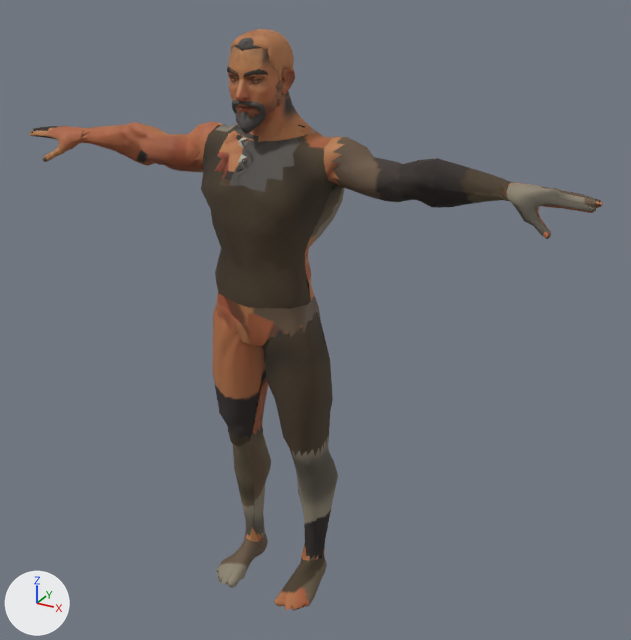
One commit to the glTF model modely/postavy/npc/npc_sedlak_telo.gltf: the scene before it, then after it.
One viewpoint serves both versions: a 50 mm camera at (1.268, -2.002, 1.979) aimed at (0.11, 0.103, 0.927). The lights are fixed; the arrows at lower left show +X, +Y and +Z. The older version comes first. Where no turn or scale is listed for an object, it has been applied to the vertices. Vertices at exactly the same position are counted once.

Names of what the first picture shows: 'npc_sedlak_hair_buzzed', 'npc_sedlak_telo_chodidla', 'npc_sedlak_telo_dekolt', 'npc_sedlak_telo_hlava', 'npc_sedlak_telo_lytka', 'npc_sedlak_telo_paze', 'npc_sedlak_telo_ruce', 'npc_sedlak_telo_stehna', 'npc_sedlak_telo_trup' and 2 more.
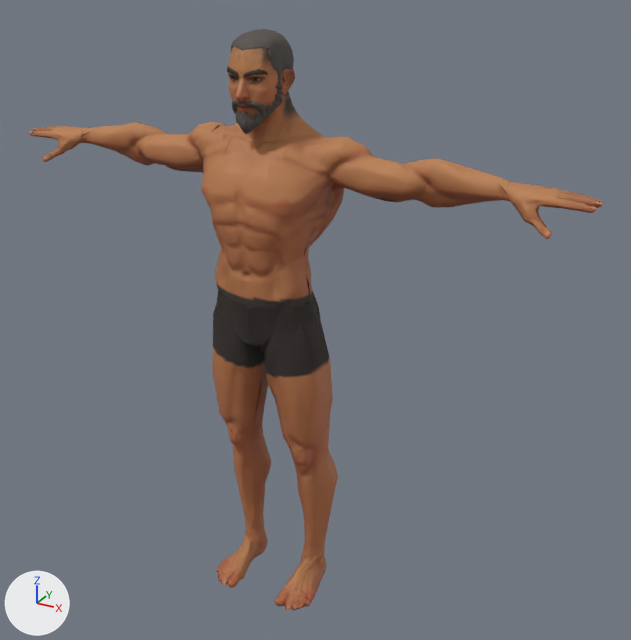
Changed parts and their boxes (x1, y1, x2, y2) in the pictures (631 x 640 px; the box of a moved part takes in the faces that stretch with it):
part 1 of me_cylinder_002, surface changed (brown to grey)
    both: (230, 29, 294, 81)
part 2 of me_npc_sedlak_telo_chodidla, surface changed
    both: (216, 528, 327, 611)
part 3 of me_npc_sedlak_telo_dekolt, deleted
    before: (214, 123, 312, 192)
part 4 of me_npc_sedlak_telo_dekolt, surface changed (grey to brown)
    both: (222, 126, 297, 178)
part 5 of me_npc_sedlak_telo_lytka, surface changed
    both: (227, 416, 338, 560)
part 6 of me_npc_sedlak_telo_paze, surface changed (lighter)
    both: (81, 122, 516, 208)
part 7 of me_npc_sedlak_telo_ruce, surface changed
    both: (29, 126, 603, 239)
part 8 of me_npc_sedlak_telo_stehna, surface changed
    both: (213, 296, 333, 456)
part 9 of me_npc_sedlak_telo_trup, moved or reshaped
    both: (201, 123, 339, 218)
part 10 of me_npc_sedlak_telo_trup, moved or reshaped
    both: (255, 219, 306, 263)
part 11 of me_npc_sedlak_telo_trup, surface changed
    both: (195, 122, 344, 347)

What changed in the scene script:
```text
Change me_cylinder_002:
    where me_cylinder_002.from_pydata(...)  # 241 vertices, 400 faces; spans x -0.075..0.075, y -0.081..0.105, z 1.595..1.759
    me_cylinder_002 part 1: texture (UV) coordinates of 400 of 400 faces, centred in x -0.074..0.074, y -0.076..0.103, z 1.599..1.758, changed; they spanned u 0.79..0.97, v 0.72..0.97 and now span u 0.01..0.19, v 0.01..0.26
Change me_npc_sedlak_telo_chodidla:
    where me_npc_sedlak_telo_chodidla.from_pydata(...)  # 355 vertices, 532 faces; spans x -0.18..0.18, y -0.124..0.138, z -0.009..0.133
    me_npc_sedlak_telo_chodidla part 2: texture (UV) coordinates of 532 of 532 faces, centred in x -0.179..0.179, y -0.122..0.137, z -0.007..0.104, changed; they spanned u 0.01..0.97, v 0.01..0.94 and now span u 0.01..0.87, v 0.01..0.98
Change me_npc_sedlak_telo_dekolt:
    remove me_npc_sedlak_telo_dekolt.from_pydata(...)  # 138 vertices, 190 faces; spans x -0.123..0.123, y -0.106..0.147, z 1.364..1.519
    add me_npc_sedlak_telo_dekolt.from_pydata(...)  # 97 vertices, 124 faces; spans x -0.1..0.1, y -0.087..0.147, z 1.396..1.511
    me_npc_sedlak_telo_dekolt part 3
    41 vertices are removed from x -0.123..0.123, y -0.106..0.144, z 1.364..1.519
    66 faces are deleted
    me_npc_sedlak_telo_dekolt part 4: 124 kept faces spanning x -0.1..0.1, y -0.087..0.147, z 1.396..1.511 get new texture (UV) coordinates
Change me_npc_sedlak_telo_lytka:
    where me_npc_sedlak_telo_lytka.from_pydata(...)  # 286 vertices, 386 faces; spans x -0.185..0.185, y -0.03..0.156, z 0.053..0.56
    me_npc_sedlak_telo_lytka part 5: texture (UV) coordinates of 386 of 386 faces, centred in x -0.185..0.185, y -0.026..0.151, z 0.065..0.538, changed; they spanned u 0.01..0.97, v 0.2..0.91 and now span u 0.18..0.86, v 0.54..0.98
Change me_npc_sedlak_telo_paze:
    where me_npc_sedlak_telo_paze.from_pydata(...)  # 335 vertices, 496 faces; spans x -0.7..0.7, y 0.003..0.155, z 1.324..1.493
    me_npc_sedlak_telo_paze part 6: texture (UV) coordinates of 496 of 496 faces, centred in x -0.689..0.689, y 0.006..0.155, z 1.326..1.489, changed; they spanned u 0.01..0.97, v 0.01..0.98 and now span u 0.03..0.97, v 0.01..0.98
Change me_npc_sedlak_telo_ruce:
    where me_npc_sedlak_telo_ruce.from_pydata(...)  # 806 vertices, 1106 faces; spans x -0.9..0.9, y -0.02..0.11, z 1.33..1.43
    me_npc_sedlak_telo_ruce part 7: texture (UV) coordinates of 1104 of 1106 faces, centred in x -0.9..0.9, y -0.02..0.11, z 1.33..1.43, changed; they spanned u 0.01..0.89, v 0.02..0.96 and now span u 0.01..0.95, v 0.01..0.94
Change me_npc_sedlak_telo_stehna:
    where me_npc_sedlak_telo_stehna.from_pydata(...)  # 233 vertices, 300 faces; spans x -0.191..0.191, y -0.088..0.137, z 0.507..0.991
    me_npc_sedlak_telo_stehna part 8: texture (UV) coordinates of 300 of 300 faces, centred in x -0.187..0.187, y -0.074..0.134, z 0.53..0.977, changed; they spanned u 0.09..0.49, v 0.62..0.79 and now span u 0.05..0.62, v 0.66..0.84
Change me_npc_sedlak_telo_trup:
    remove me_npc_sedlak_telo_trup.from_pydata(...)  # 414 vertices, 562 faces; spans x -0.234..0.234, y -0.124..0.158, z 0.863..1.51
    add me_npc_sedlak_telo_trup.from_pydata(...)  # 432 vertices, 584 faces; spans x -0.234..0.234, y -0.124..0.158, z 0.863..1.519
    me_npc_sedlak_telo_trup part 9: 8 vertices moved from x -0.189..0.189, y -0.036..0.157, z 1.371..1.507 to x -0.185..0.185, y -0.026..0.157, z 1.362..1.515; 33 vertices removed from x -0.145..0.145, y -0.119..0.148, z 1.336..1.503; 50 vertices added at x -0.124..0.124, y -0.115..0.149, z 1.339..1.519
    me_npc_sedlak_telo_trup part 10: 1 vertex removed from x 0.115, y -0.085, z 1.244; 2 vertices added at x 0.092..0.12, y -0.095..-0.08, z 1.235..1.244
    me_npc_sedlak_telo_trup part 11: 452 kept faces spanning x -0.234..0.212, y -0.124..0.158, z 0.863..1.515 get new texture (UV) coordinates
```
